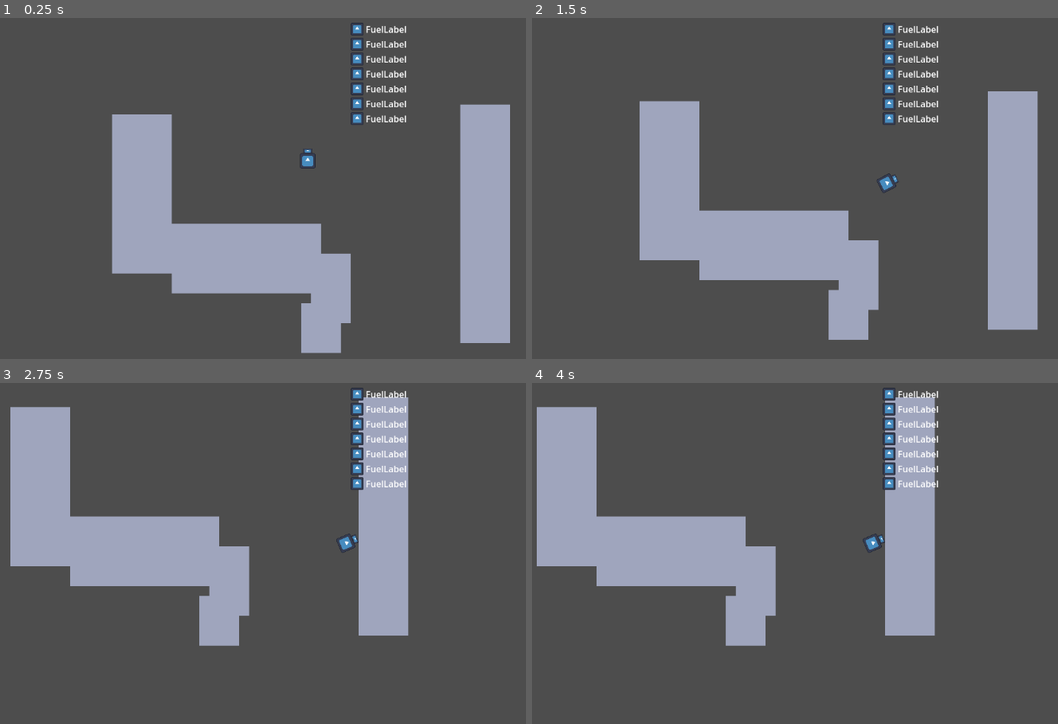
Above: before the commit, frames 1-4 (two rows, left to right).
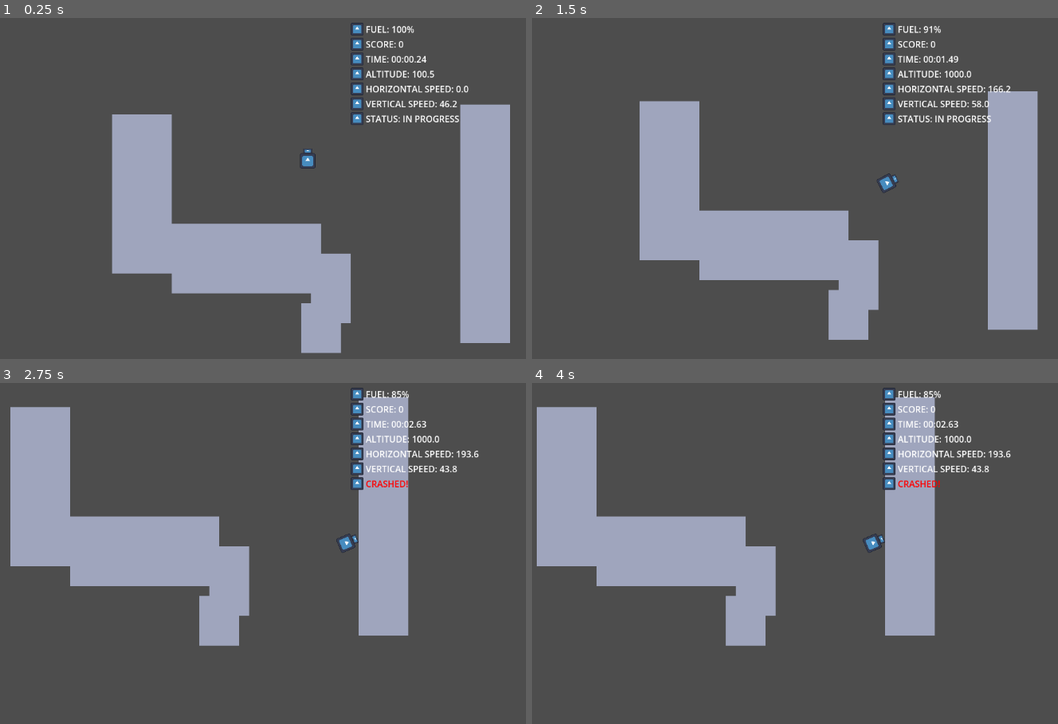
Above: after the commit, the same moments.

Repository: IvanoiuPetrut/touchdown
Game: Godot game, scene res://scenes/game.tscn
The game is run twice, just before and just after one commit, with the same random seed, the same clock (stepped at 60 frames per second) and the same inputs. The engine's default icon, where the game draws it, is replaced by a stand-in: a white triangle on a blue panel in a dark square.
Inputs:
- Up to frame 1 (0.25 s): no input
- Up to frame 2 (1.5 s): hold E (rotate_right) 0.53-1.28 s; hold Space (boost) 0.53-1.28 s; hold Q (rotate_left) from 1.28 s (still down); tap Space (boost) at 1.35 s
- Up to frame 3 (2.75 s): release Q (rotate_left) at 2.03 s; hold E (rotate_right) from 2.03 s (still down); hold Space (boost) from 2.03 s (still down)
- Up to frame 4 (4 s): release Space (boost) at 2.78 s; tap Space (boost) at 2.85 s; tap Enter at 3.5 s; release E (rotate_right) at 3.53 s; hold Q (rotate_left) from 3.53 s (still down); hold Space (boost) from 3.53 s (still down)

The runs differ from the first frame. In frame 1, 1.2% of the frame differs, in the area x 69-90%, y 2-31%; in frame 2, 1.2%, in the area x 69-91%, y 2-31%; in frame 3, 1.0%; in frame 4, 1.0%.

Commit message:
feat: glued the player data to the ui

Diff:
--- a/scenes/game_ui.tscn
+++ b/scenes/game_ui.tscn
@@ -1,8 +1,10 @@
-[gd_scene load_steps=2 format=3 uid="uid://ff3q6eymtcbm"]
+[gd_scene load_steps=3 format=3 uid="uid://ff3q6eymtcbm"]
 
+[ext_resource type="Script" uid="uid://kh1xct3n8evn" path="res://scripts/game_ui.gd" id="1_rns2u"]
 [ext_resource type="Texture2D" uid="uid://beu8rdhel6a2x" path="res://icon.svg" id="1_yubou"]
 
 [node name="GameUi" type="CanvasLayer"]
+script = ExtResource("1_rns2u")
 
 [node name="GridContainer" type="GridContainer" parent="."]
 offset_left = 652.0
--- a/scenes/player.tscn
+++ b/scenes/player.tscn
@@ -29,3 +29,7 @@
 [node name="CollisionShape2D2" type="CollisionShape2D" parent="."]
 position = Vector2(0, -31.625)
 shape = SubResource("RectangleShape2D_qhqgy")
+
+[node name="RayCastDistanceToGround" type="RayCast2D" parent="."]
+position = Vector2(0, -13)
+target_position = Vector2(0, 47)
--- a/scripts/game_manager.gd
+++ b/scripts/game_manager.gd
@@ -4,9 +4,73 @@
 @onready var player = %Player
 @onready var game_ui = %GameUi
 
+# Game state
+var current_level = 1
+var high_score = 0
 
 func _ready():
-	pass
+	# Connect to player stats changed signal
+	player.stats_changed.connect(_update_ui)
+
+	# Initial UI update
+	_update_ui()
 
 func _process(delta):
-	pass
+	# Update UI elements that need constant updating (like mission time)
+	if player and not (player.landed or player.crashed):
+		_update_time_display()
+
+	# Check game state
+	_check_game_state()
+
+# Update all UI elements based on player stats
+func _update_ui():
+	if player and game_ui:
+		# Update fuel display
+		game_ui.update_fuel(player.fuel)
+
+		# Update speed displays
+		game_ui.update_horizontal_speed(player.horizontal_speed)
+		game_ui.update_vertical_speed(player.vertical_speed)
+
+		# Update altitude
+		game_ui.update_altitude(player.altitude)
+
+		# Update score
+		game_ui.update_score(player.score)
+
+		# Update mission status
+		game_ui.update_mission_status(player.mission_status)
+
+		# Update high score if needed
+		if player.score > high_score:
+			high_score = player.score
+			game_ui.update_high_score(high_score)
+
+		# Update level
+		game_ui.update_level(current_level)
+
+		# Update time display
+		_update_time_display()
+
+# Update just the time display (called frequently)
+func _update_time_display():
+	if game_ui:
+		game_ui.update_mission_time(player.mission_time)
+
+# Check the current game state and update UI
+func _check_game_state():
+	if player.crashed:
+		_handle_crash()
+	elif player.landed:
+		_handle_successful_landing()
+
+# Handle player crash
+func _handle_crash():
+	# Show crash message via mission status
+	game_ui.show_message("CRASHED!")
+
+# Handle successful landing
+func _handle_successful_landing():
+	# Show success message via mission status
+	game_ui.show_message("SUCCESSFUL LANDING!")
--- /dev/null
+++ b/scripts/game_ui.gd
@@ -0,0 +1,96 @@
+extends CanvasLayer
+
+# UI Elements - all simple labels
+@onready var fuel_label = $GridContainer/FuelLabel
+@onready var score_label = $GridContainer/ScoreLabel
+@onready var mission_time_label = $GridContainer/MissionTimeLabel
+@onready var altitude_label = $GridContainer/AltitudeLabel
+@onready var horizontal_speed_label = $GridContainer/HorizontalSpeedLabel
+@onready var vertical_speed_label = $GridContainer/VerticalSpeedLabel
+@onready var mission_status_label = $GridContainer/MissionStatusLabel
+#@onready var high_score_label = $GridContainer/HighScoreLabel
+#@onready var level_label = $GridContainer/LevelLabel
+
+# Format for time display (MM:SS.ms)
+func format_time(seconds: float) -> String:
+	var minutes = int(seconds / 60)
+	var remaining_seconds = int(seconds) % 60
+	var milliseconds = int((seconds - int(seconds)) * 100)
+
+	return "%02d:%02d.%02d" % [minutes, remaining_seconds, milliseconds]
+
+# Update fuel display
+func update_fuel(value: float):
+	if fuel_label:
+		fuel_label.text = "FUEL: %d%%" % int(value)
+
+# Update score display
+func update_score(value: int):
+	if score_label:
+		score_label.text = "SCORE: %d" % value
+
+# Update high score display
+func update_high_score(value: int):
+	#if high_score_label:
+		#high_score_label.text = "HIGH SCORE: %d" % value
+	pass
+
+# Update speed displays
+func update_horizontal_speed(value: float):
+	if horizontal_speed_label:
+		horizontal_speed_label.text = "HORIZONTAL SPEED: %.1f" % value
+
+func update_vertical_speed(value: float):
+	if vertical_speed_label:
+		vertical_speed_label.text = "VERTICAL SPEED: %.1f" % value
+
+		# Optionally change color based on speed (red for dangerous)
+		if value > 80:  # Near the dangerous landing velocity
+			vertical_speed_label.add_theme_color_override("font_color", Color(1, 0, 0))  # Red
+		else:
+			vertical_speed_label.add_theme_color_override("font_color", Color(1, 1, 1))  # White
+
+# Update altitude display
+func update_altitude(value: float):
+	if altitude_label:
+		altitude_label.text = "ALTITUDE: %.1f" % value
+
+# Update mission time display
+func update_mission_time(value: float):
+	if mission_time_label:
+		mission_time_label.text = "TIME: %s" % format_time(value)
+
+# Update mission status
+func update_mission_status(status: String):
+	if mission_status_label:
+		mission_status_label.text = "STATUS: %s" % status
+
+		# Update color based on status
+		match status:
+			"IN PROGRESS":
+				mission_status_label.add_theme_color_override("font_color", Color(1, 1, 1))  # White
+			"LANDED":
+				mission_status_label.add_theme_color_override("font_color", Color(0, 1, 0))  # Green
+			"CRASHED":
+				mission_status_label.add_theme_color_override("font_color", Color(1, 0, 0))  # Red
+
+# Update level display
+func update_level(value: int):
+	#if level_label:
+		#level_label.text = "LEVEL: %d" % value
+	pass
+
+# Show message (we'll reuse mission_status_label for this)
+func show_message(text: String):
+	if mission_status_label and !text.is_empty():
+		mission_status_label.text = text
+
+# These functions remain for compatibility with the game manager, but don't do anything
+func show_restart_button(visible: bool):
+	pass
+
+func show_next_level_button(visible: bool):
+	pass
+
+func show_low_fuel_warning(visible: bool):
+	pass
--- a/scripts/player.gd
+++ b/scripts/player.gd
@@ -29,9 +29,15 @@
 # Signal for UI updates
 signal stats_changed
 
+# Altitude calculation
+@onready var ray_cast = $RayCastDistanceToGround
+
 func _ready():
 	# Initialize the player
-	pass
+	# Make sure raycast is enabled and pointing downward
+	if ray_cast:
+		ray_cast.enabled = true
+		ray_cast.target_position = Vector2(0, 1000)  # Long enough to hit ground
 
 func _physics_process(delta: float) -> void:
 	# Skip physics if landed or crashed
@@ -72,9 +78,8 @@
 	horizontal_speed = abs(velocity.x)
 	vertical_speed = velocity.y
 
-	# Calculate altitude (this is a placeholder - you'll need to implement actual calculation)
-	# For example, raycast downward to find distance to ground
-	# altitude = ...
+	# Calculate altitude using raycast
+	_update_altitude()
 
 	# Emit signal for UI updates
 	emit_signal("stats_changed")
@@ -86,6 +91,19 @@
 	if collision:
 		_handle_collision(collision)
 
+# Calculate altitude using raycast
+func _update_altitude():
+	if ray_cast:
+		# Reset the raycast to ensure it's pointing down relative to ship orientation
+		ray_cast.target_position = Vector2(0, 1000).rotated(rotation)
+
+		if ray_cast.is_colliding():
+			# Calculate the distance to the collision point
+			var collision_point = ray_cast.get_collision_point()
+			altitude = global_position.distance_to(collision_point)
+		else:
+			# If raycast doesn't hit anything, use a placeholder value
+			altitude = 1000.0  # Max altitude
 
 # Handle collision with the ground or other objects
 func _handle_collision(collision):
Not shown, added: scripts/game_ui.gd.uid
